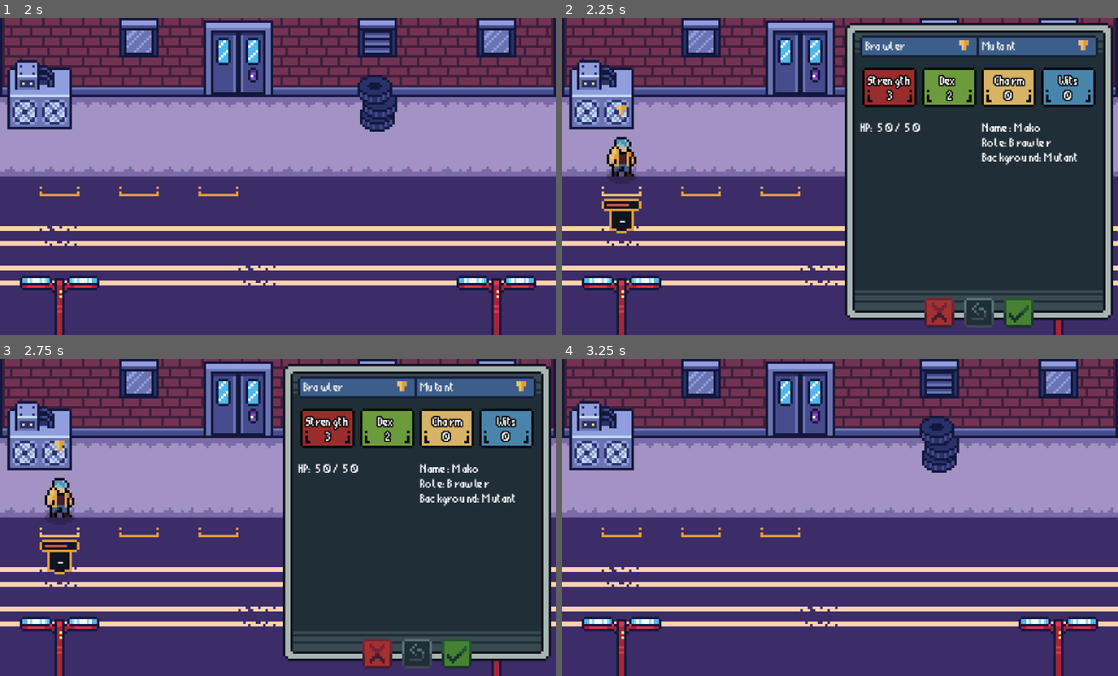
Above: before the commit, frames 1-4 (two rows, left to right).
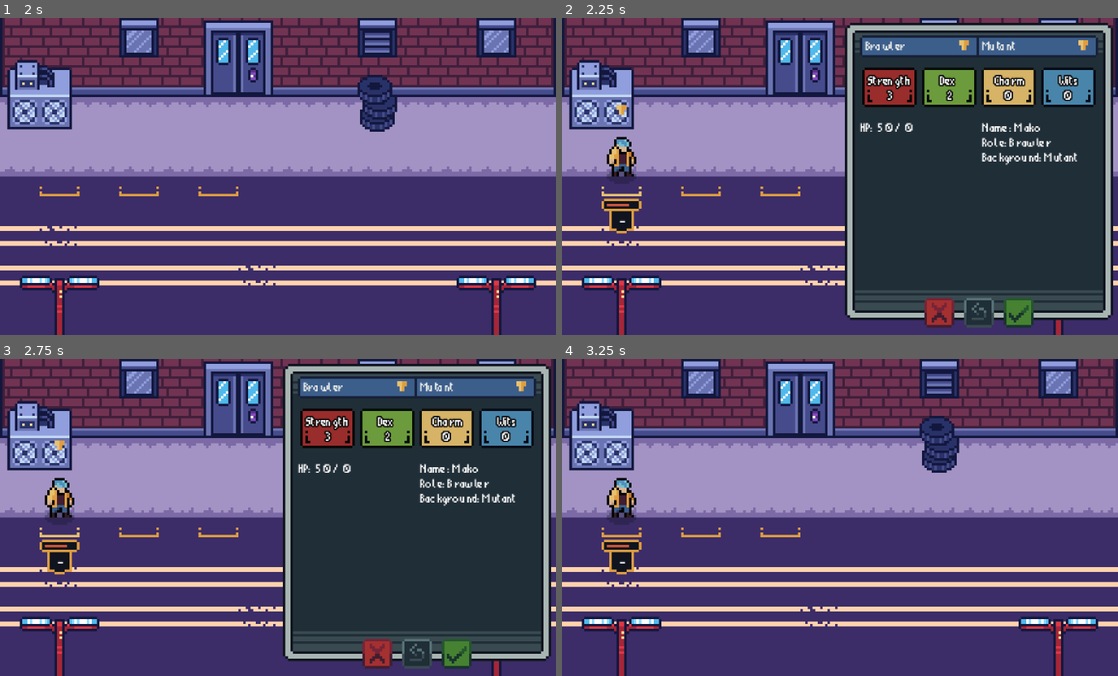
Above: after the commit, the same moments.

Repository: Paraldos/AdventureGame
Game: Godot game, scene res://title_screen/title_screen.tscn
Two runs of this game, one before a commit and one after it. Both use one fixed random seed, a clock stepped at 60 frames per second and the inputs below.
Inputs (mouse positions are in pixels of both pictures, inside the frame that each line leads up to):
- Up to frame 1 (2 s): click "Start" at 0.5 s; click (61, 151) at 1.27 s
- Up to frame 2 (2.25 s): click (623, 151) at 2.02 s
- Up to frame 3 (2.75 s): no input
- Up to frame 4 (3.25 s): click (940, 653) at 2.75 s

Frame 1 is identical in both runs. In frame 2, less than 0.1% of the frame differs, in the area x 61-65%, y 33-36%; in frame 3, less than 0.1%; in frame 4, 1.1%, in the area x 7-15%, y 37-69%.
Error after the commit: Invalid access to property or key 'role' on a base object of type 'Nil'. (res://hero_creation/role_and_background_selector.gd:49)

Commit message:
refactored signals

Diff:
--- a/game/slot.gd
+++ b/game/slot.gd
@@ -13,8 +13,7 @@
 func _ready() -> void:
 	_on_update_slot_btn()
 	SignalManager.update_slot_btn.connect(_on_update_slot_btn)
-	SignalManager.update_actor.connect(_on_update_actor)
-	SignalManager.update_all_actors.connect(_on_update_all_actors)
+	SignalManager.update_actor_template.connect(_on_update_actor)
 	pointer.visible = false
 
 func _on_button_mouse_entered() -> void:
@@ -33,12 +32,9 @@
 	# spawn new actor
 	if not GameData.actors[target_index]: return
 	var actor: Dictionary = GameData.actors[target_index]
-	var bp: PackedScene = load(actor.template)
+	var bp: PackedScene = load(actor.role.template)
 	var inst: Node2D = bp.instantiate()
 	actor_container.add_child(inst)
-
-func _on_update_all_actors():
-	_on_update_actor(index)
 
 func _on_update_slot_btn():
 	match  GameData.slots[index]:
--- a/hero_creation/attributes.gd
+++ b/hero_creation/attributes.gd
@@ -7,14 +7,14 @@
 var index = -1
 
 func _ready() -> void:
-	SignalManager.update_actor_hero_creation.connect(_update)
+	SignalManager.update_actor_value.connect(_update)
 
 func _update():
 	label_strength.text = "Strength
-	%s" % GameData.actors[index].strength
+	%s" % ActorManager.get_attribute(index, "strength")
 	label_dex.text = "Dex
-	%s" % GameData.actors[index].dex
+	%s" % ActorManager.get_attribute(index, "dex")
 	label_charm.text = "Charm
-	%s" % GameData.actors[index].charm
+	%s" % ActorManager.get_attribute(index, "charm")
 	label_wits.text = "Wits
-	%s" % GameData.actors[index].wits
+	%s" % ActorManager.get_attribute(index, "wits")
--- a/hero_creation/hero_creation.gd
+++ b/hero_creation/hero_creation.gd
@@ -22,22 +22,20 @@
 			ActorManager.hero_backgrounds.pick_random(),
 			index
 		)
-	SignalManager.update_actor.emit(index)
+		SignalManager.update_actor_template.emit(index)
+	SignalManager.update_actor_value.emit()
 
 func _on_x_btn_pressed() -> void:
 	if old_actor:
 		GameData.actors[index] = old_actor
 	else:
 		GameData.actors[index] = null
-	SignalManager.update_actor.emit(index)
+	SignalManager.update_actor_value.emit()
 	queue_free()
 
 func _on_accept_btn_pressed() -> void:
-	print(GameData.actors)
 	queue_free()
 
 func _on_return_btn_pressed() -> void:
-	print('return')
-	print(old_actor)
-	GameData.actors[index] = old_actor
-	SignalManager.update_actor.emit(index)
+	GameData.actors[index] = old_actor.duplicate()
+	SignalManager.update_actor_value.emit()
--- a/hero_creation/role_and_background_selector.gd
+++ b/hero_creation/role_and_background_selector.gd
@@ -3,10 +3,15 @@
 @onready var roles_menu: OptionButton = %RolesMenu
 @onready var backgrounds_menu: OptionButton = %BackgroundsMenu
 var index = -1
+var disabled = true
 
 func _ready() -> void:
-	_start_role_menu()
-	_start_background_menu()
+	SignalManager.update_actor_value.connect(_udpate_selected)
+	await _start_role_menu()
+	await _udpate_selected()
+	await _start_background_menu()
+	await _update_background()
+	disabled = false
 
 func _start_role_menu():
 	# set filter
@@ -16,12 +21,10 @@
 	roles_menu.clear()
 	# fill
 	await get_tree().process_frame
-	var selected_id = GameData.actors[index].id
 	for i in ActorManager.hero_roles.size():
 		var role = ActorManager.hero_roles[i]
 		roles_menu.add_item(Utils.id_to_string(role.id))
-		if role.id == selected_id:
-			roles_menu.select(i)
+	return
 
 func _start_background_menu():
 	# set filter
@@ -31,22 +34,43 @@
 	backgrounds_menu.clear()
 	# fill
 	await get_tree().process_frame
-	var selected_id = GameData.actors[index].background
 	for i in ActorManager.hero_backgrounds.size():
 		var background = ActorManager.hero_backgrounds[i]
 		backgrounds_menu.add_item(Utils.id_to_string(background.id))
-		if background.id == selected_id:
+	return
+
+func _udpate_selected():
+	disabled = true
+	await _update_role()
+	await _update_background()
+	disabled = false
+
+func _update_role():
+	var selected_role = GameData.actors[index].role.id
+	for i in ActorManager.hero_roles.size():
+		var role = ActorManager.hero_roles[i]
+		if role.id == selected_role:
+			roles_menu.select(i)
+			return
+
+func _update_background():
+	var selected_background = GameData.actors[index].background.id
+	for i in ActorManager.hero_backgrounds.size():
+		var background = ActorManager.hero_backgrounds[i]
+		if background.id == selected_background:
 			backgrounds_menu.select(i)
+			return
 
 func _on_roles_menu_item_selected(_index: int) -> void:
-	_create_hero()
+	if disabled: return
+	disabled = true
+	GameData.actors[index].role = ActorManager.hero_roles[roles_menu.get_selected_id()].duplicate()
+	SignalManager.update_actor_value.emit()
+	disabled = false
 
 func _on_backgrounds_menu_item_selected(_index: int) -> void:
-	_create_hero()
-
-func _create_hero():
-	ActorManager.create_hero(
-		ActorManager.hero_roles[roles_menu.get_selected_id()],
-		ActorManager.hero_backgrounds[backgrounds_menu.get_selected_id()],
-		index
-	)
+	if disabled: return
+	disabled = true
+	GameData.actors[index].background = ActorManager.hero_backgrounds[backgrounds_menu.get_selected_id()].duplicate()
+	SignalManager.update_actor_value.emit()
+	disabled = false
--- a/hero_creation/stats.gd
+++ b/hero_creation/stats.gd
@@ -5,7 +5,7 @@
 var index = -1
 
 func _ready() -> void:
-	SignalManager.update_actor_hero_creation.connect(_update)
+	SignalManager.update_actor_value.connect(_update)
 
 func _update():
 	_update_left_text()
@@ -14,11 +14,11 @@
 func _update_left_text():
 	var actor = GameData.actors[index]
 	label_left.text = ""
-	label_left.text += "HP: %s / %s\n" % [actor.max_hp, actor.current_hp]
+	label_left.text += "HP: %s / %s\n" % [ActorManager.get_max_hp(index), actor.current_hp]
 
 func _update_right_text():
 	var actor = GameData.actors[index]
 	label_right.text = ""
 	label_right.text += "Name: %s\n" % actor.name
-	label_right.text += "Role: %s\n" % Utils.id_to_string(actor.id)
-	label_right.text += "Background: %s\n" % Utils.id_to_string(actor.background)
+	label_right.text += "Role: %s\n" % Utils.id_to_string(actor.role.id)
+	label_right.text += "Background: %s\n" % Utils.id_to_string(actor.background.id)
--- a/singeltons/actor_manager.gd
+++ b/singeltons/actor_manager.gd
@@ -111,25 +111,27 @@
 var brawler = {
 	id = "brawler",
 	sex = "male",
-	max_hp = 50,
-	current_hp = 50,
+	# attributes
 	charm = 0,
 	dex = 1,
 	strength = 2,
 	wits = 0,
-	level = 1,
+	# hp
+	max_hp = 50,
+	# template
 	template = 'res://actors/fighter/fighter.tscn'
 }
 var hacker = {
 	id = "hacker",
 	sex = "female",
-	max_hp = 50,
-	current_hp = 50,
+	# attributes
 	charm = 0,
 	dex = 1,
 	strength = 0,
 	wits = 2,
-	level = 1,
+	# hp
+	max_hp = 50,
+	# template
 	template = 'res://actors/fighter/fighter.tscn'
 }
 var hero_roles = [ brawler, hacker ]
@@ -161,15 +163,16 @@
 	rng.randomize()
 
 # =============================================== helper
+var hero_template = {
+	name = "",
+	current_hp = 0,
+	level = 1,
+	role = {},
+	background = {}
+}
+
 func create_hero(role, background, index) -> void:
-	# role
-	var hero = role.duplicate()
-	# background
-	hero.background = background.id
-	hero.charm += background.charm
-	hero.dex += background.dex
-	hero.strength += background.strength
-	hero.wits += background.wits
+	var hero = hero_template.duplicate()
 	# name
 	if role.sex == "male":
 		list_of_male_names.shuffle()
@@ -179,7 +182,18 @@
 		hero.name = list_of_female_names[0]
 	if index >= GameData.actors.size():
 		GameData.actors.resize(index + 1)
+	hero.role = role.duplicate()
+	hero.background = background.duplicate()
 	# final touch
 	GameData.actors[index] = hero
-	SignalManager.update_actor.emit(index)
-	SignalManager.update_actor_hero_creation.emit()
+
+func get_attribute(index : int, attribute : String) -> int:
+	var value = 0
+	value += GameData.actors[index].role[attribute]
+	value += GameData.actors[index].background[attribute]
+	return value
+
+func get_max_hp(index : int) -> int:
+	var value = 0
+	value += GameData.actors[index].role.max_hp
+	return value
--- a/singeltons/signal_manager.gd
+++ b/singeltons/signal_manager.gd
@@ -2,6 +2,5 @@
 
 signal select_hero
 signal update_slot_btn
-signal update_actor(index)
-signal update_all_actors
-signal update_actor_hero_creation
+signal update_actor_value
+signal update_actor_template(index)
